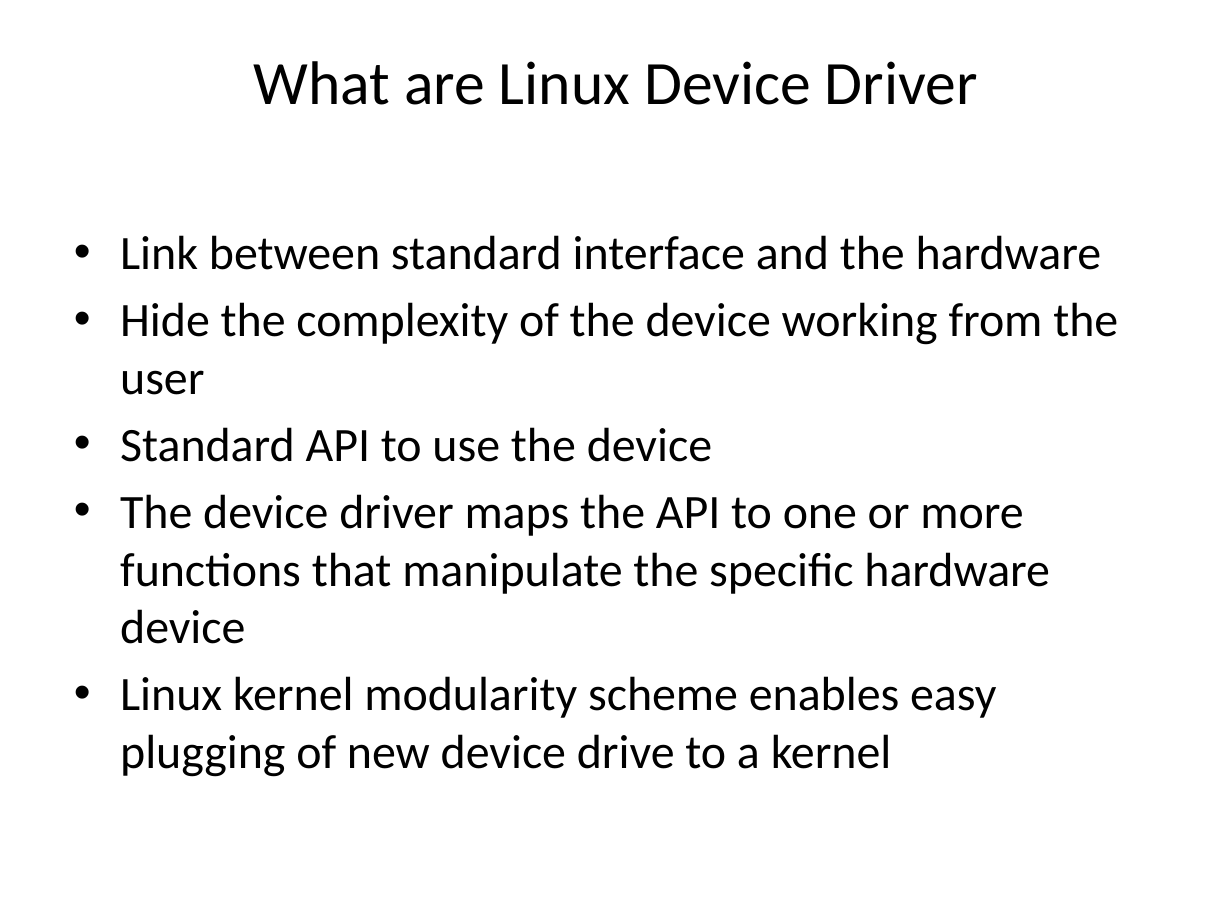
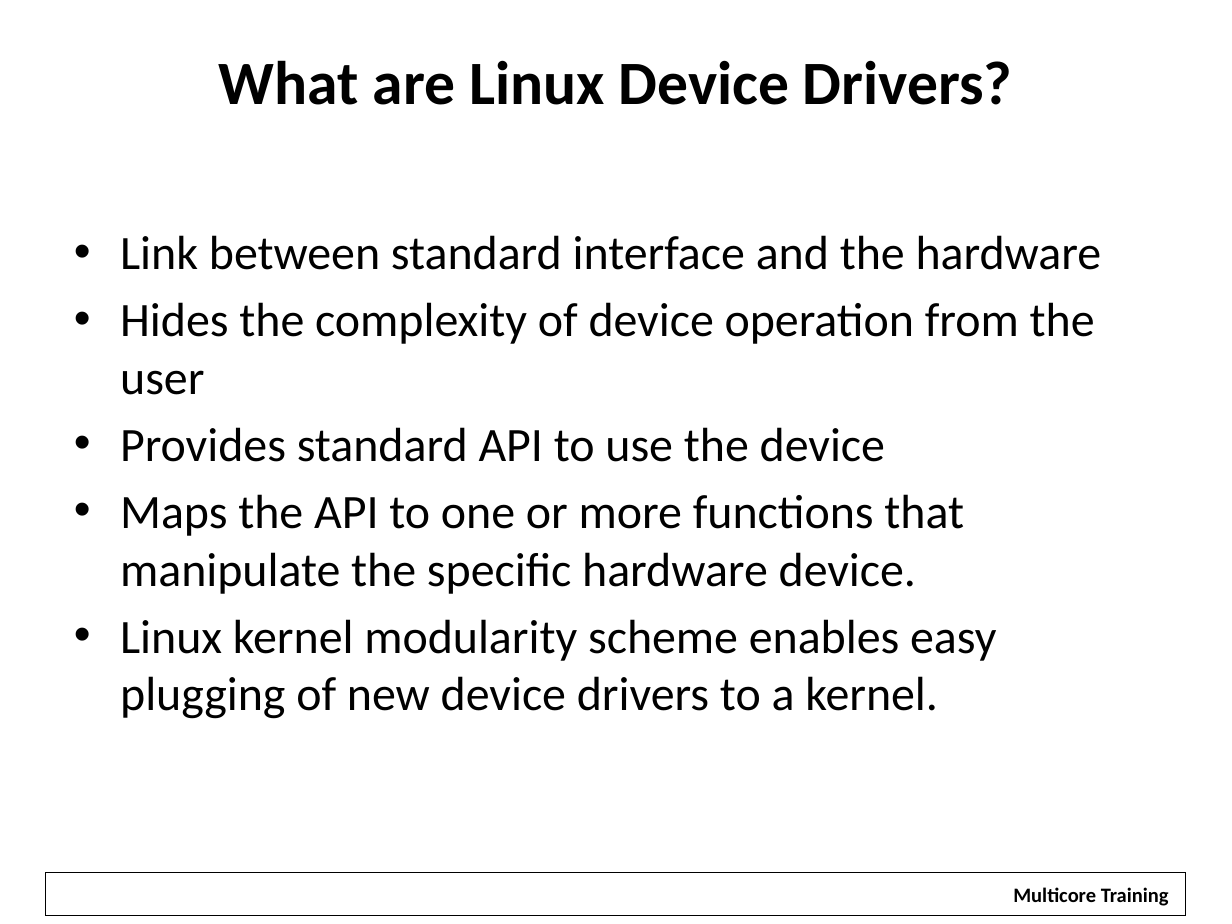
Before and after one commit to hari1989/keystone-workshop, a slide deck: slide 65 of preliminary/Working/presentations/KeyStone Peripherals Usage.pptx (slide 63 before the commit). Drawn at 1232x924 pixels with LibreOffice and Linux fonts; fonts in the diff are those of the drawing; background and template pictures are left out. Boxes give left, top, right and bottom in pixels: in the first picture for what was removed or moved away, otherwise in the second. Text is boxed around its words. In the diff, an @@ line names an element or a change of style, - is before the commit and + after.

```diff
--- a/preliminary/Working/presentations/KeyStone Peripherals Usage.pptx
+++ b/preliminary/Working/presentations/KeyStone Peripherals Usage.pptx
@@ title at <box>219,60,1013,105</box>: text changed; bold on @@
-What are Linux Device Driver
+What are Linux Device Drivers?
@@ text at <box>120,302,1095,719</box>: text changed @@
-• Hide the complexity of the device working from the user
-• Standard API to use the device
-• The device driver maps the API to one or more functions that manipulate the specific hardware device
-• Linux kernel modularity scheme enables easy plugging of new device drive to a kernel
+• Hides the complexity of device operation from the user
+• Provides standard API to use the device
+• Maps the API to one or more functions that manipulate the specific hardware device.
+• Linux kernel modularity scheme enables easy plugging of new device drivers to a kernel.
@@ rectangle added at <box>46,872,1186,915</box>, outline #000000 0.75 pt @@
@@ rectangle added at <box>999,876,1181,913</box>, fill #FFFFFF, 12 pt, text #000000, bold @@
+Multicore Training
```
Also in this commit, not shown: 83 other slides changed, 8 slides added, 5 slides removed.
